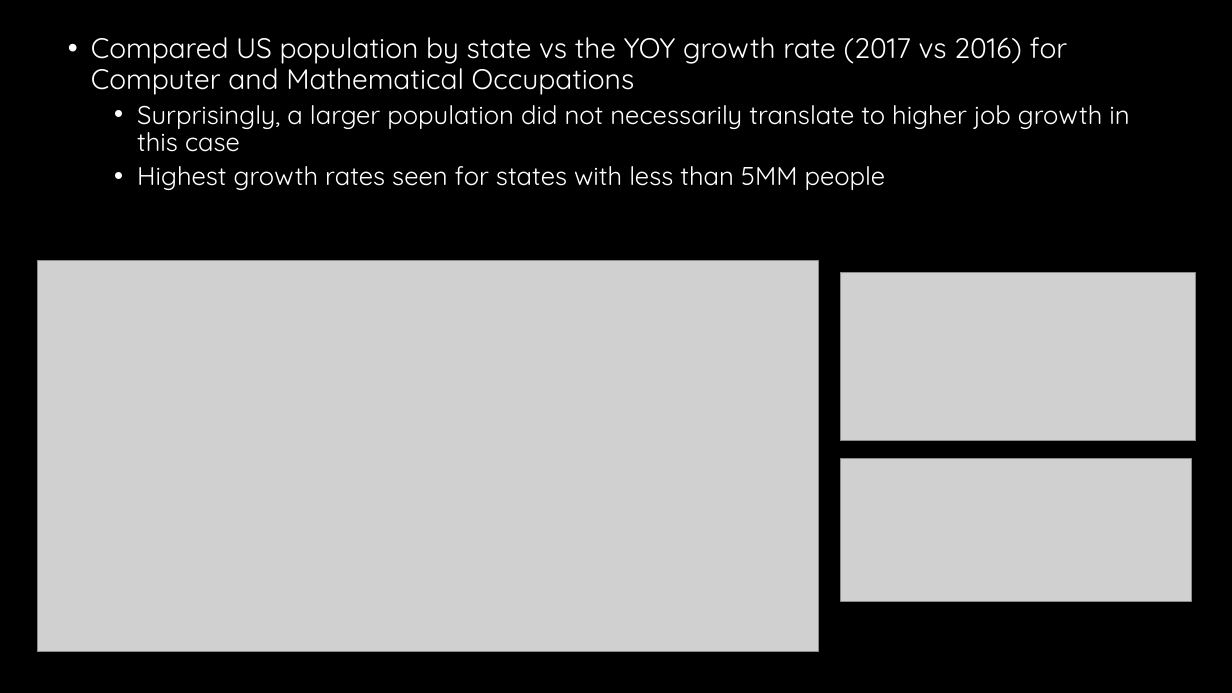
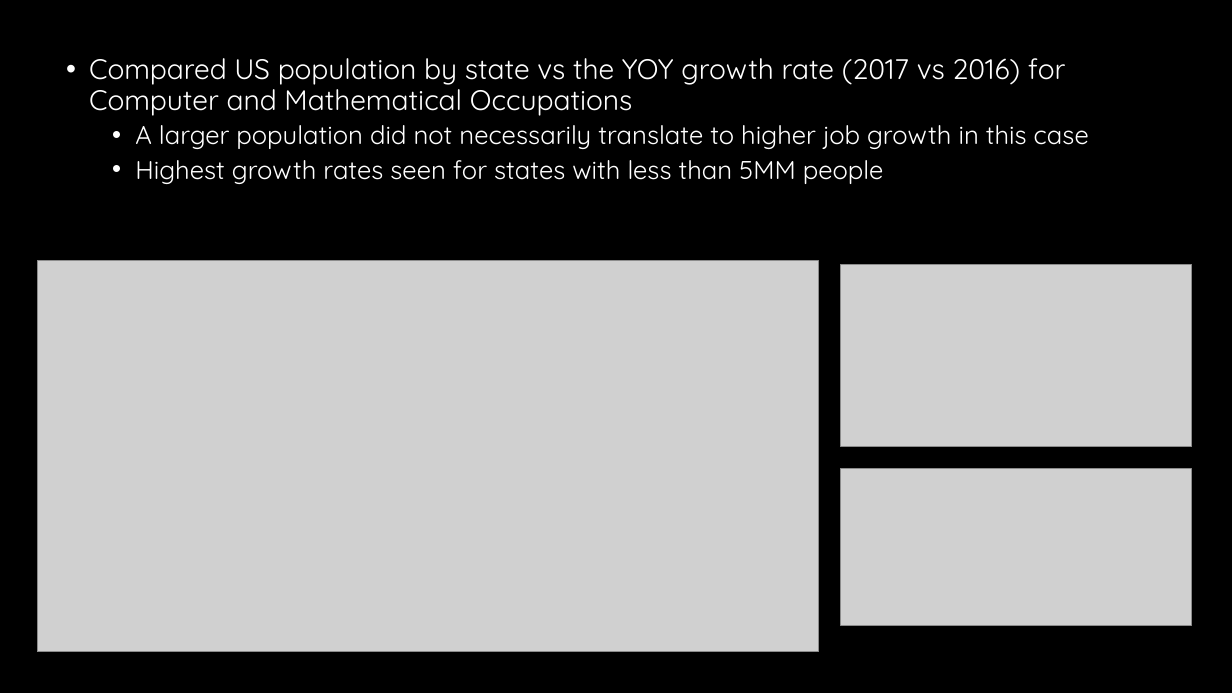
Before and after one commit to WCW789/Project1, a slide deck: slide 6 of Group_5_Presentation.pptx. Drawn at 1232x693 pixels with LibreOffice and Linux fonts; fonts in the diff are those of the drawing; grey boxes stand for pictures; background and template pictures are left out. Boxes give left, top, right and bottom in pixels: in the first picture for what was removed or moved away, otherwise in the second. Text is boxed around its words. In the diff, an @@ line names an element or a change of style, - is before the commit and + after.

```diff
--- a/Group_5_Presentation.pptx
+++ b/Group_5_Presentation.pptx
@@ text "Compared US population by state ...": place and size @@
-text "Compared US population by state ..." at (91,37,1129,190)
+text "Compared US population by state ..." at (89,58,1089,184)
@@ text at (135,125,1089,149): text changed @@
-  • Surprisingly, a larger population did not necessarily translate to higher job growth in this case
+  • A larger population did not necessarily translate to higher job growth in this case
@@ picture: place and size @@
-picture at (840,273,1196,441)
+picture at (840,264,1191,446)
@@ picture: place and size @@
-picture at (840,458,1191,601)
+picture at (840,469,1191,626)
```
Also in this commit, not shown: 7 other slides changed.
